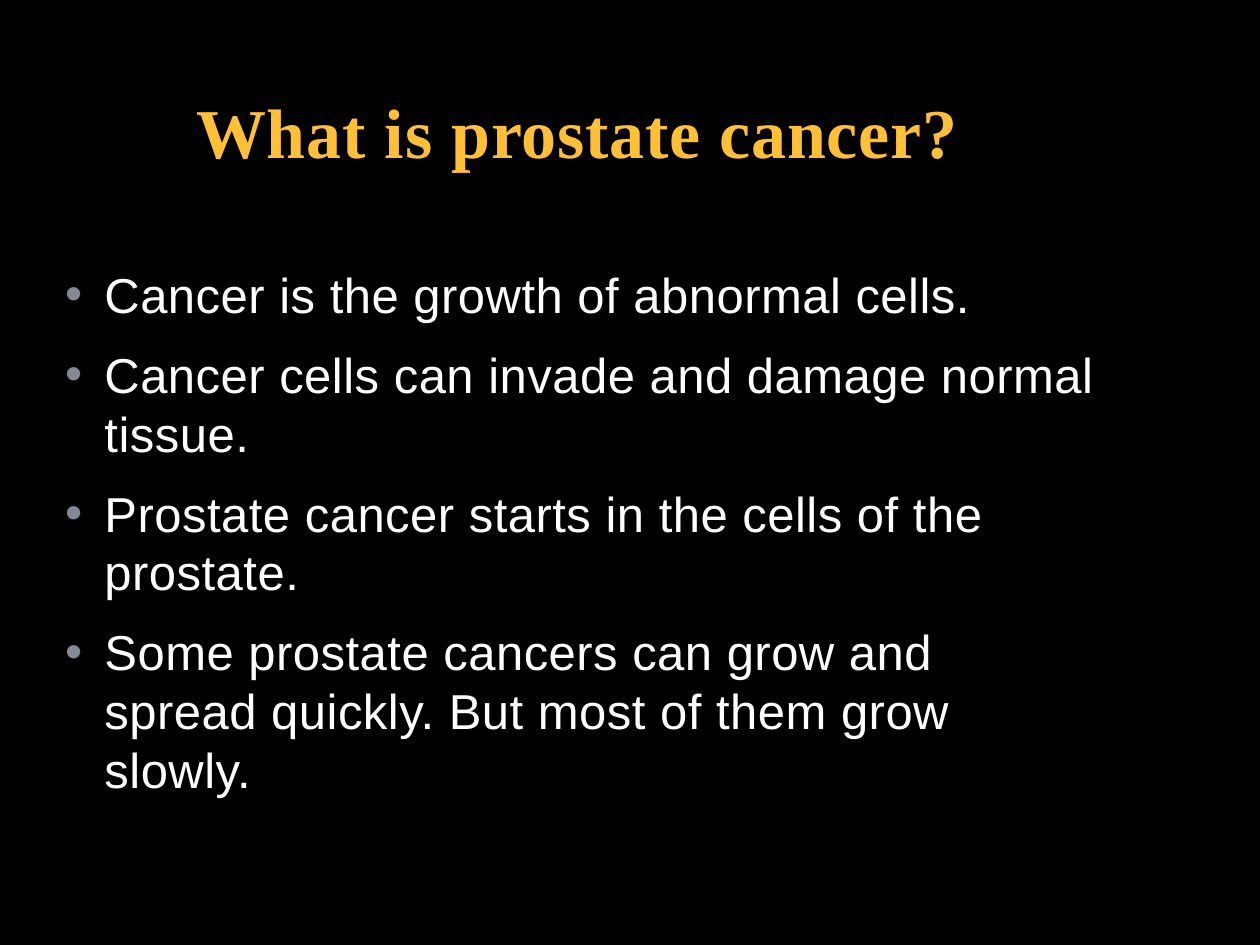
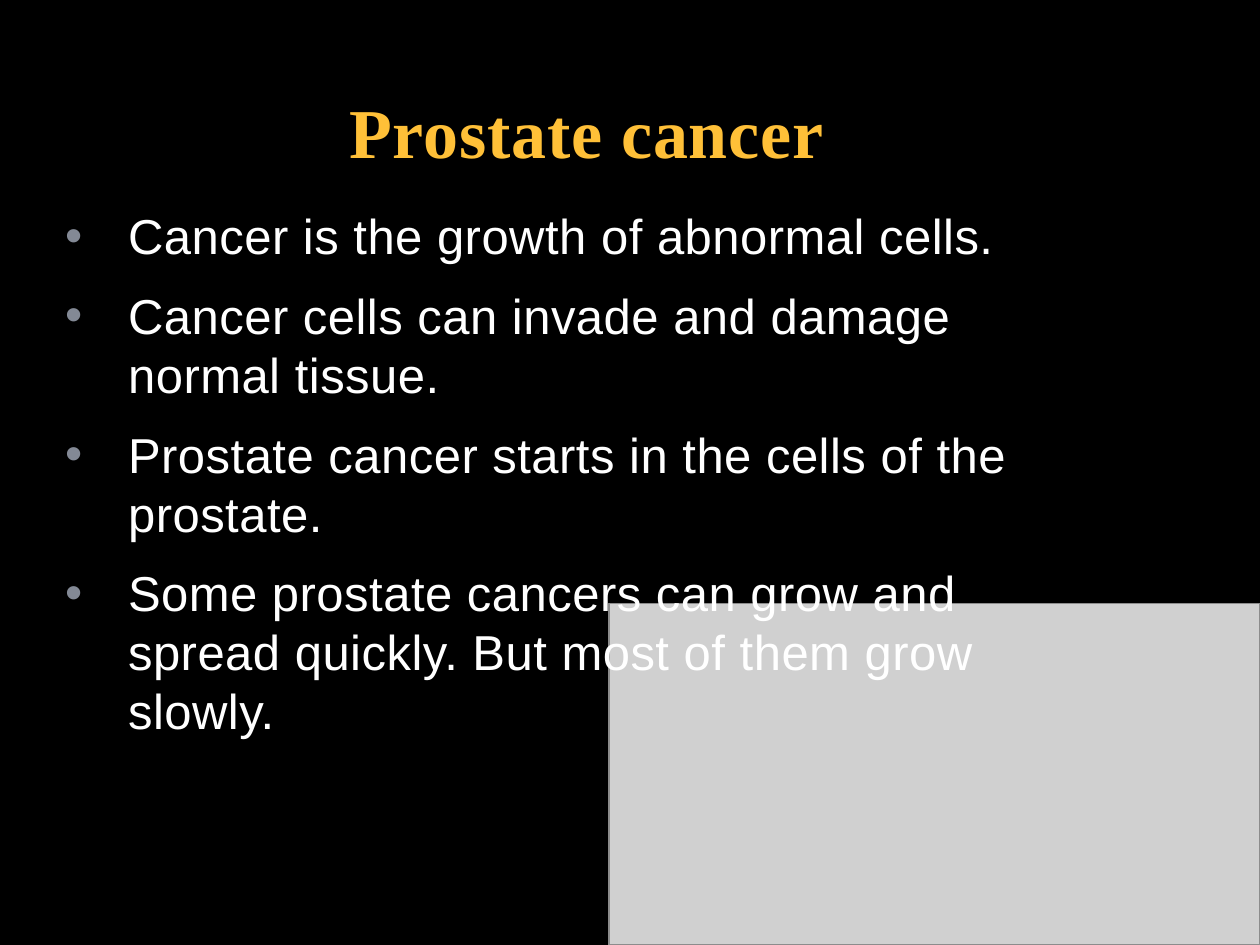
Before and after one commit to FAUMobileWeb/Prostate-Cancer-Management, a slide deck: slide 3 of Presentation-and-Report/Presentation/PROSTATE CANCER MANAGEMENT APP.pptx. Drawn at 1260x945 pixels with LibreOffice and Linux fonts; fonts in the diff are those of the drawing; grey boxes stand for pictures; background and template pictures are left out. Boxes give left, top, right and bottom in pixels: in the first picture for what was removed or moved away, otherwise in the second. Text is boxed around its words. In the diff, an @@ line names an element or a change of style, - is before the commit and + after.

```diff
--- a/Presentation-and-Report/Presentation/PROSTATE CANCER MANAGEMENT APP.pptx
+++ b/Presentation-and-Report/Presentation/PROSTATE CANCER MANAGEMENT APP.pptx
@@ title at (x1=349, y1=112, x2=823, y2=159): text changed @@
-What is prostate cancer?
+Prostate cancer
@@ text "Cancer is the growth of ..." at (x1=128, y1=218, x2=1006, y2=739): indent changed @@
@@ picture added at (x1=609, y1=604, x2=1260, y2=945) @@
```
Also in this commit, not shown: 1 other slide changed, 4 slides added.
